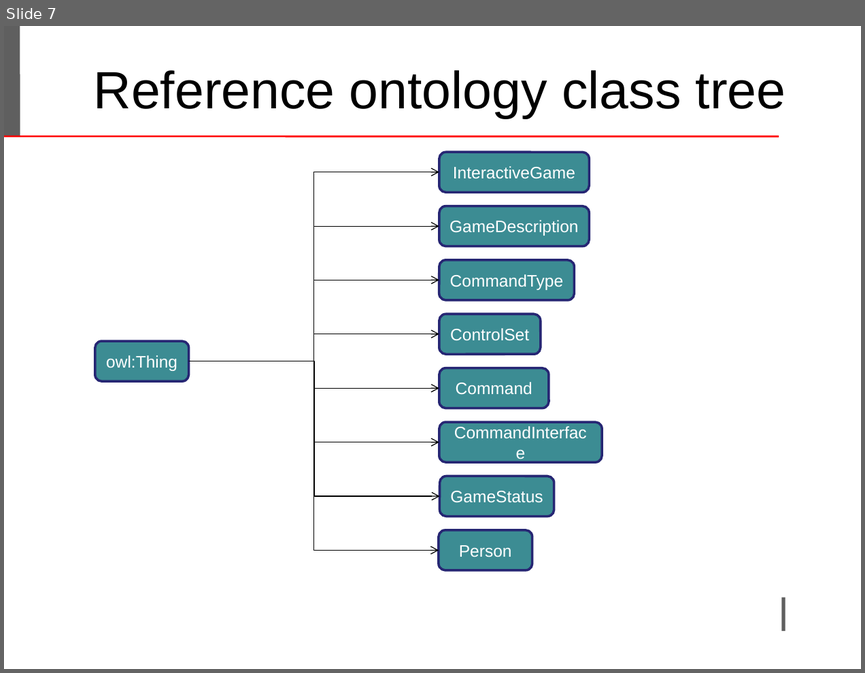
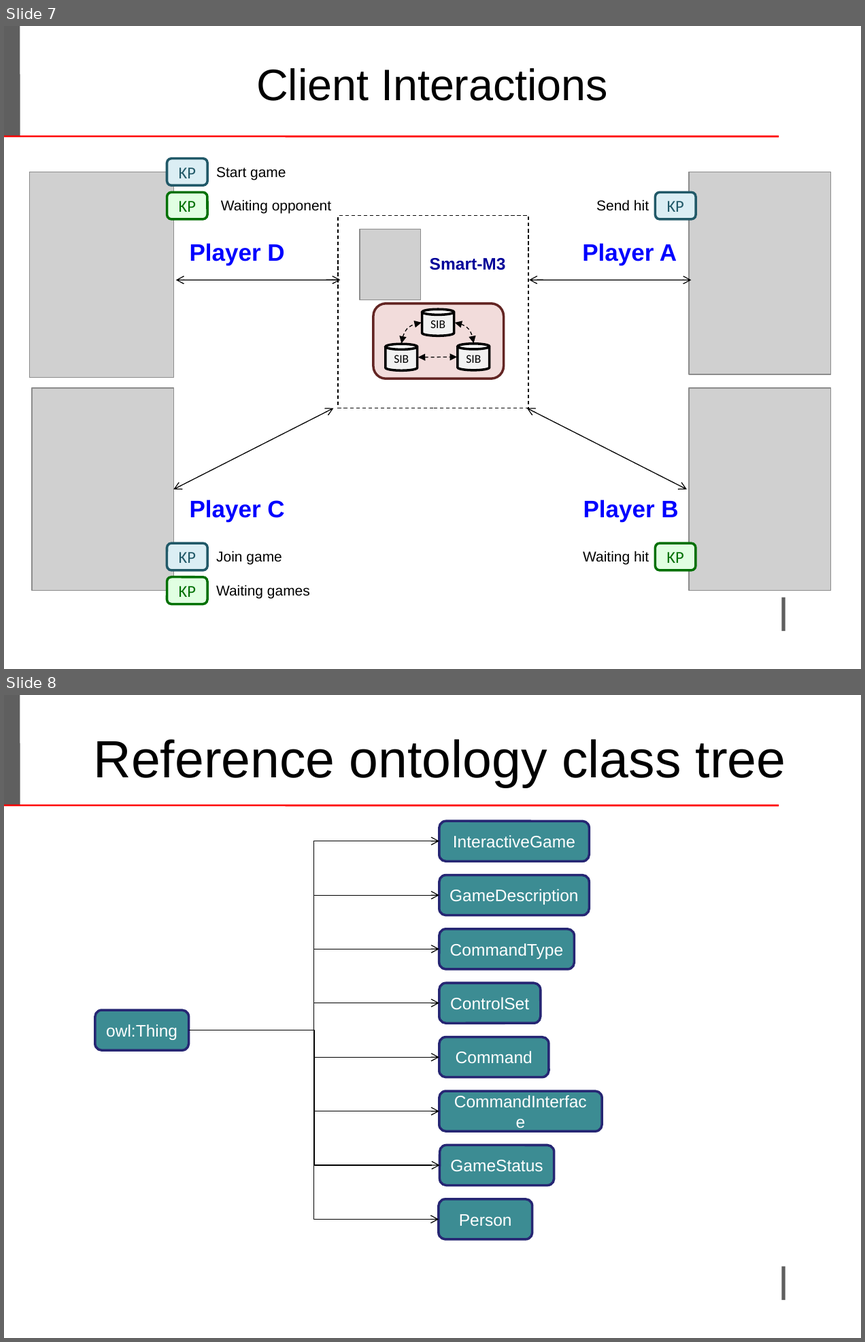
Before and after one commit to LeoIannacone/Rock-Paper-Scissors-Lizard-Spock, a slide deck: doc/ProjectTemplate.ppt. Shown one above the other, each under a label of ours: slide 7 before the commit, slides 7 and 8 after it. The pictures are 865x673 and 865x1342 pixels, drawn with LibreOffice and Linux fonts; fonts in the diff are those of the drawing; grey boxes stand for pictures; background and template pictures are left out. Boxes give left, top, right and bottom in pixels: in the first picture for what was removed or moved away, otherwise in the second. Text is boxed around its words. In the diff, an @@ line names an element or a change of style, - is before the commit and + after.

Commit message:
updated presentation and create single slide presentation

```diff
--- a/doc/ProjectTemplate.ppt
+++ b/doc/ProjectTemplate.ppt
@@ slide 7 added at box(4, 26, 861, 669), background #FFFFFF; not listed: 4 template elements that a slide beside it also shows @@
@@ text added at box(256, 68, 608, 101), 37 pt, text #000000 @@
+Client Interactions
@@ rounded rectangle added at box(167, 159, 207, 185), fill #DBEEF4, outline #215968 2.01 pt, 14 pt, text #215968 @@
+KP
@@ text added at box(216, 167, 286, 180), 12 pt, text #000000 @@
+Start game
@@ picture added at box(30, 172, 173, 378) @@
@@ picture added at box(689, 172, 830, 374) @@
@@ rounded rectangle added at box(167, 192, 207, 219), fill #E1FFE2, outline #007003 2.01 pt, 14 pt, text #007003 @@
+KP
@@ text added at box(221, 199, 331, 214), 12 pt, text #000000 @@
+Waiting opponent
@@ text added at box(596, 199, 649, 211), 12 pt, text #000000 @@
+Send hit
@@ rounded rectangle added at box(655, 192, 696, 219), fill #DBEEF4, outline #215968 2.01 pt, 14 pt, text #215968 @@
+KP
@@ rectangle added at box(338, 215, 528, 407), outline #000000 0.74 pt dashed @@
@@ picture added at box(360, 229, 420, 300) @@
@@ text added at box(190, 243, 284, 265), 20 pt, text #0000FF, bold @@
+Player D
@@ text added at box(582, 243, 677, 265), 20 pt, text #0000FF, bold @@
+Player A
@@ text added at box(430, 258, 506, 270), 14 pt, text #000099, bold @@
+Smart-M3
@@ double arrow added from (340, 280) to (176, 280), #000000 0.74 pt @@
@@ double arrow added from (529, 280) to (691, 280), #000000 0.74 pt @@
@@ group added at box(373, 303, 504, 379): 3 cylinders, 2 curved double arrows, 1 rounded rectangle, 1 double arrow @@
+SIB
+SIB
+SIB
@@ picture added at box(33, 388, 173, 590) @@
@@ picture added at box(689, 388, 830, 590) @@
@@ double arrow added from (173, 488) to (333, 408), #000000 0.74 pt @@
@@ double arrow added from (687, 488) to (527, 408), #000000 0.74 pt @@
@@ text added at box(190, 499, 284, 522), 20 pt, text #0000FF, bold @@
+Player C
@@ text added at box(583, 499, 678, 522), 20 pt, text #0000FF, bold @@
+Player B
@@ rounded rectangle added at box(167, 543, 207, 570), fill #DBEEF4, outline #215968 2.01 pt, 14 pt, text #215968 @@
+KP
@@ text added at box(216, 550, 281, 565), 12 pt, text #000000 @@
+Join game
@@ text added at box(583, 550, 649, 565), 12 pt, text #000000 @@
+Waiting hit
@@ rounded rectangle added at box(655, 543, 696, 570), fill #E1FFE2, outline #007003 2.01 pt, 14 pt, text #007003 @@
+KP
@@ rounded rectangle added at box(167, 577, 207, 604), fill #E1FFE2, outline #007003 2.01 pt, 14 pt, text #007003 @@
+KP
@@ text added at box(216, 584, 310, 598), 12 pt, text #000000 @@
+Waiting games
@@ what was slide 7 is now slide 8 @@
```
Also in this commit, not shown: 4 other files.
